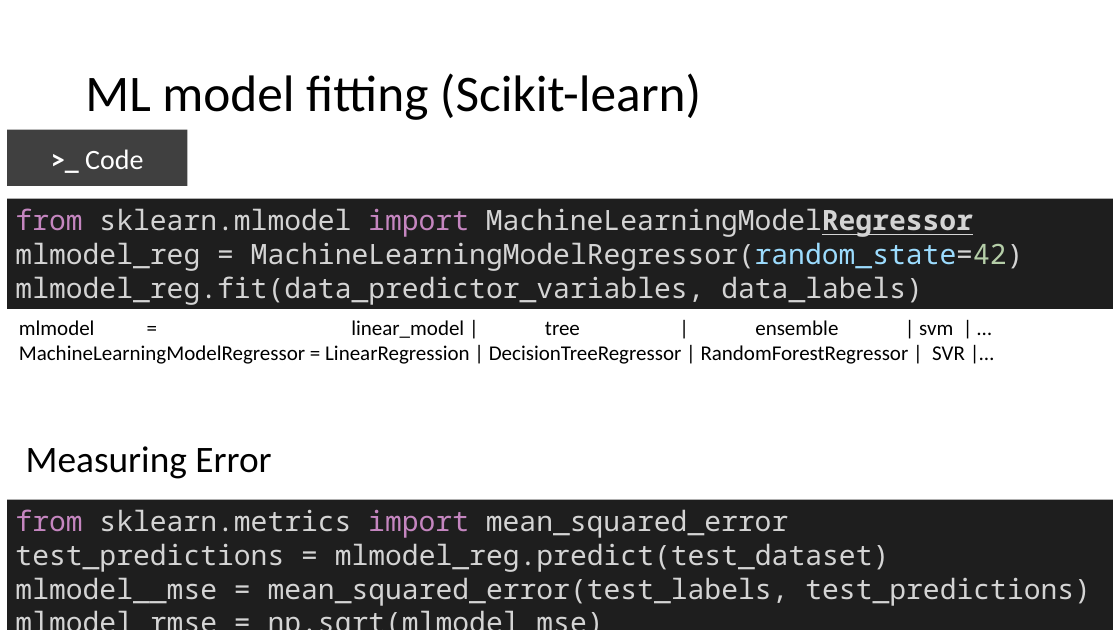
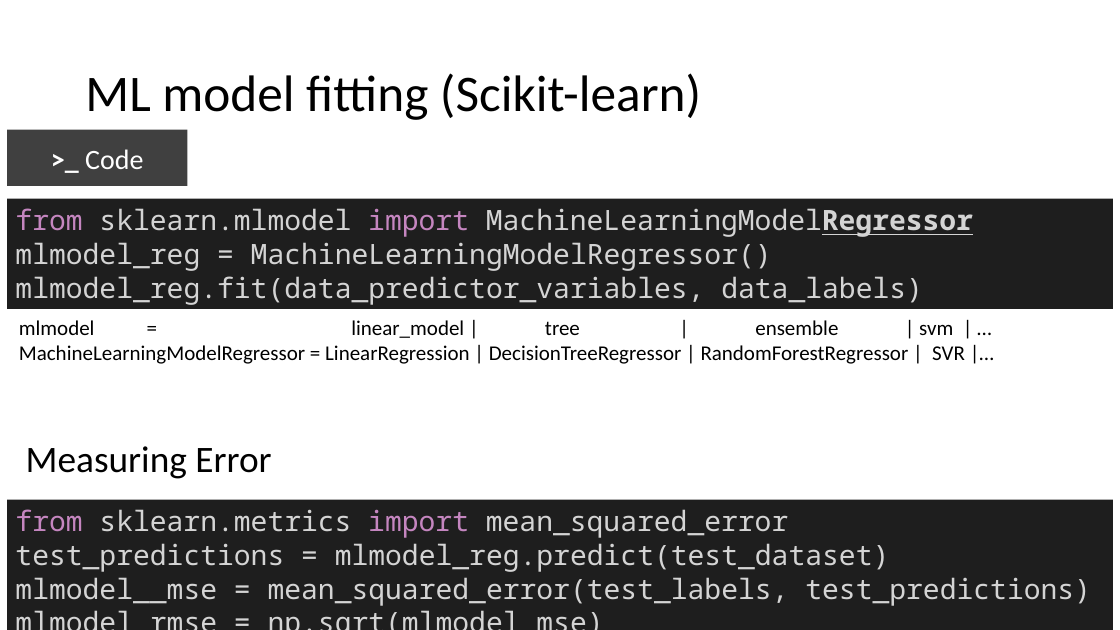
Before and after one commit to mathphysmx/teaching-ml, a slide deck: slide 5 of slides/03_ML_MLprojectExample.pptx (slide 4 before the commit). Drawn at 1120x630 pixels with LibreOffice and Linux fonts; fonts in the diff are those of the drawing. Boxes give left, top, right and bottom in pixels: in the first picture for what was removed or moved away, otherwise in the second. Text is boxed around its words. In the diff, an @@ line names an element or a change of style, - is before the commit and + after.

```diff
--- a/slides/03_ML_MLprojectExample.pptx
+++ b/slides/03_ML_MLprojectExample.pptx
@@ text in rectangle at box(15, 242, 772, 271): text changed @@
-mlmodel_reg = MachineLearningModelRegressor(random_state=42)
+mlmodel_reg = MachineLearningModelRegressor()
```
Also in this commit, not shown: 1 other slide changed, 2 slides added, 1 slide removed, 9 other files.
